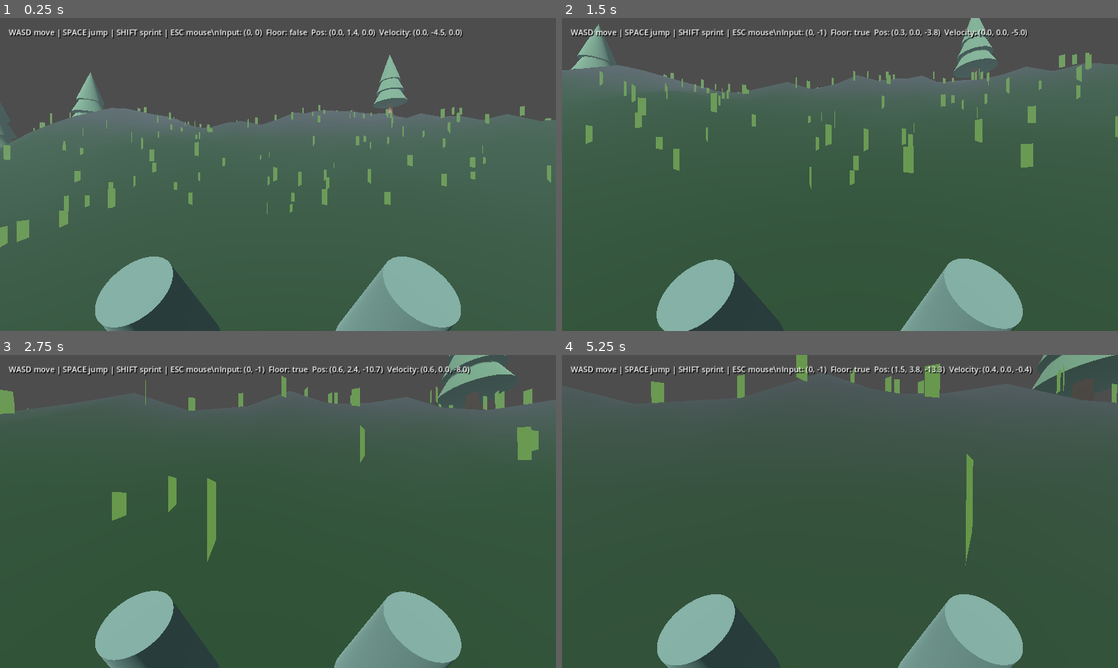
Above: before the commit, frames 1-4 (two rows, left to right).
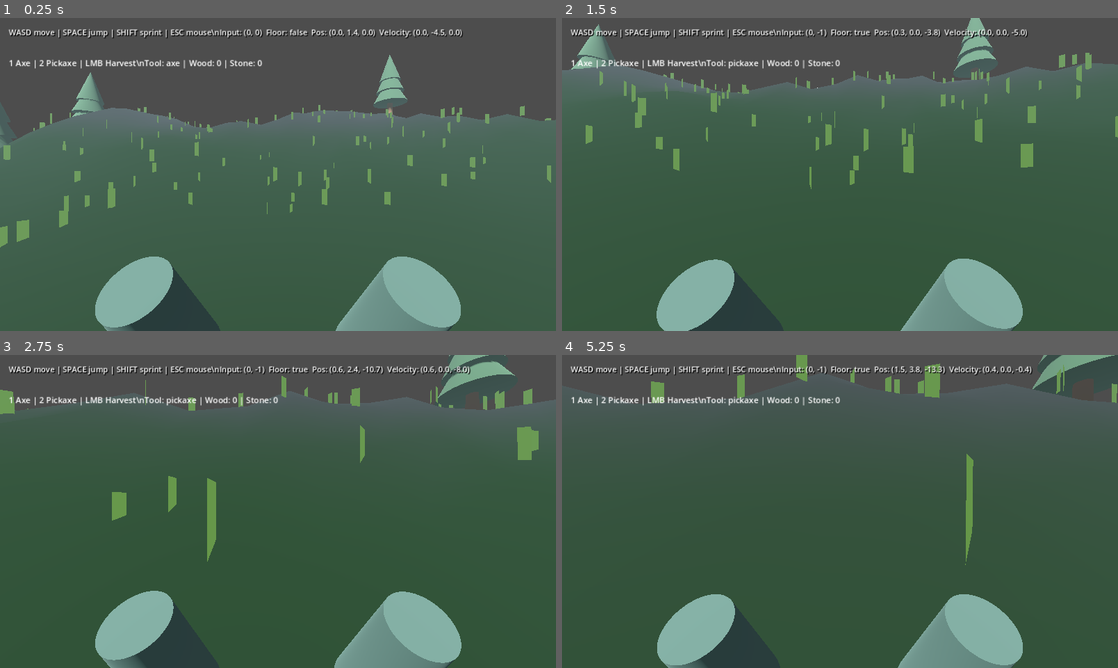
Above: after the commit, the same moments.

Repository: noval000/survival
Game: Godot game, scene res://scenes/Main.tscn
Same seed, same stepped clock (60 frames per second), same inputs: the game is played once before the commit and once after it.
Inputs (mouse positions are in pixels of both pictures, inside the frame that each line leads up to):
- Up to frame 1 (0.25 s): no input
- Up to frame 2 (1.5 s): tap Enter at 0.5 s; move the mouse to (867, 174) at 0.52 s; hold W (move_forward) from 0.53 s (still down); tap 1 at 0.6 s; click (867, 174) at 0.67 s; tap Space (jump) at 0.77 s; tap 2 at 0.8, 1.35 s; move the mouse to (812, 174) at 1.27 s; click (812, 174) at 1.42 s
- Up to frame 3 (2.75 s): keep holding W (move_forward); tap Space (jump) at 1.52 s; tap 1 at 1.55 s; move the mouse to (289, 505) at 2.02 s; hold Shift (sprint) from 2.03 s (still down); click (289, 505) at 2.17 s; tap 2 at 2.3 s
- Up to frame 4 (5.25 s): keep holding W (move_forward); move the mouse to (834, 517) at 2.77 s; release Shift (sprint) at 2.78 s; tap 1 at 2.85, 4.35 s; click (834, 517) at 2.92 s; tap Space (jump) at 3.02, 3.77, 4.52 s; move the mouse to (878, 514) at 3.52 s; tap 2 at 3.6, 5.1 s; click (878, 514) at 3.67 s; move the mouse to (795, 508) at 4.27 s; click (795, 508) at 4.42 s; move the mouse to (845, 511) at 5.02 s; click (845, 511) at 5.17 s

The runs differ from the first frame. In frame 1, 0.5% of the frame differs, in the area x 1-48%, y 13-17%; in frame 2, 0.5%; in frame 3, 0.5%; in frame 4, 0.6%, in the area x 1-50%, y 13-17%.

Commit message:
Add first-person axe/pickaxe harvesting and resource counter

Diff:
--- a/godot/scripts/Player.gd
+++ b/godot/scripts/Player.gd
@@ -19,6 +19,10 @@
 var last_vertical_speed: float = 0.0
 var step_distance: float = 0.0
 var footstep: AudioStreamPlayer
+var resources: Dictionary = {"wood": 0, "stone": 0}
+var equipped_tool: String = "axe"
+var harvest_cooldown: float = 0.0
+var resource_label: Label
 
 func _ready() -> void:
     Input.mouse_mode = Input.MOUSE_MODE_CAPTURED
@@ -32,6 +36,10 @@
     status_label.add_theme_constant_override("shadow_offset_x", 2)
     status_label.add_theme_constant_override("shadow_offset_y", 2)
     hud.add_child(status_label)
+    resource_label = Label.new()
+    resource_label.position = Vector2(20, 90)
+    resource_label.add_theme_font_size_override("font_size", 19)
+    hud.add_child(resource_label)
     camera_home = camera.position
     setup_arms()
     setup_footstep()
@@ -41,6 +49,11 @@
         Input.mouse_mode = Input.MOUSE_MODE_VISIBLE
     elif event is InputEventMouseButton and event.pressed and Input.mouse_mode != Input.MOUSE_MODE_CAPTURED:
         Input.mouse_mode = Input.MOUSE_MODE_CAPTURED
+    elif event is InputEventKey and event.pressed and not event.echo:
+        if event.physical_keycode == KEY_1:
+            equipped_tool = "axe"
+        elif event.physical_keycode == KEY_2:
+            equipped_tool = "pickaxe"
     elif event is InputEventMouseMotion and Input.mouse_mode == Input.MOUSE_MODE_CAPTURED:
         # Ignore implausible driver spikes; never rotate 180 degrees on a single event.
         var mouse_delta: Vector2 = (event as InputEventMouseMotion).relative.limit_length(45.0)
@@ -49,6 +62,11 @@
         head.rotation.x = clampf(head.rotation.x, -1.35, 1.35)
 
 func _physics_process(delta: float) -> void:
+    harvest_cooldown = maxf(0.0, harvest_cooldown - delta)
+    if Input.mouse_mode == Input.MOUSE_MODE_CAPTURED and Input.is_mouse_button_pressed(MOUSE_BUTTON_LEFT) and harvest_cooldown <= 0.0:
+        try_harvest()
+    if resource_label != null:
+        resource_label.text = "1 Axe | 2 Pickaxe | LMB Harvest\\nTool: %s | Wood: %d | Stone: %d" % [equipped_tool, int(resources["wood"]), int(resources["stone"])]
     if not is_on_floor():
         velocity.y -= gravity * delta
     elif Input.is_action_just_pressed("jump") or Input.is_physical_key_pressed(KEY_SPACE):
@@ -157,3 +175,21 @@
     wave.stereo = false
     wave.data = bytes
     footstep.stream = wave
+
+func try_harvest() -> void:
+    harvest_cooldown = 0.55
+    var query := PhysicsRayQueryParameters3D.create(camera.global_position, camera.global_position - camera.global_transform.basis.z * 3.5)
+    query.exclude = [get_rid()]
+    var hit: Dictionary = get_world_3d().direct_space_state.intersect_ray(query)
+    if hit.is_empty():
+        return
+    var target: Object = hit.get("collider")
+    if target == null or not target.is_in_group("harvestable"):
+        return
+    var result: Dictionary = target.call("harvest", equipped_tool, 25)
+    for kind in result:
+        resources[kind] = int(resources.get(kind, 0)) + int(result[kind])
+    if bool(target.get("depleted")):
+        var visual: Node3D = target.get_meta("visual", null) as Node3D
+        if visual != null:
+            visual.visible = false
